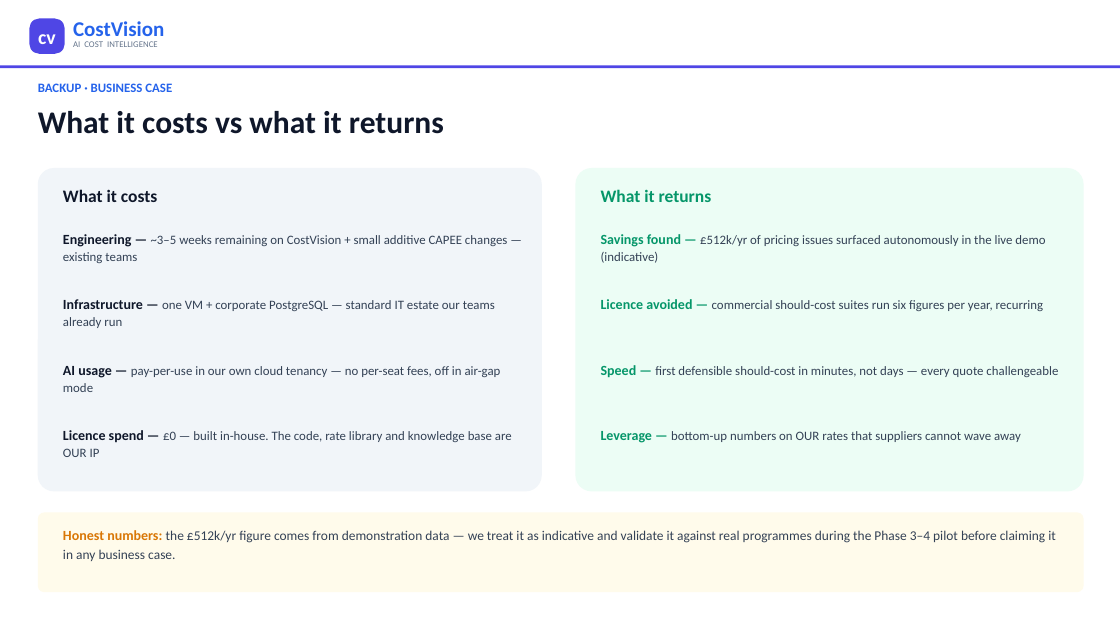
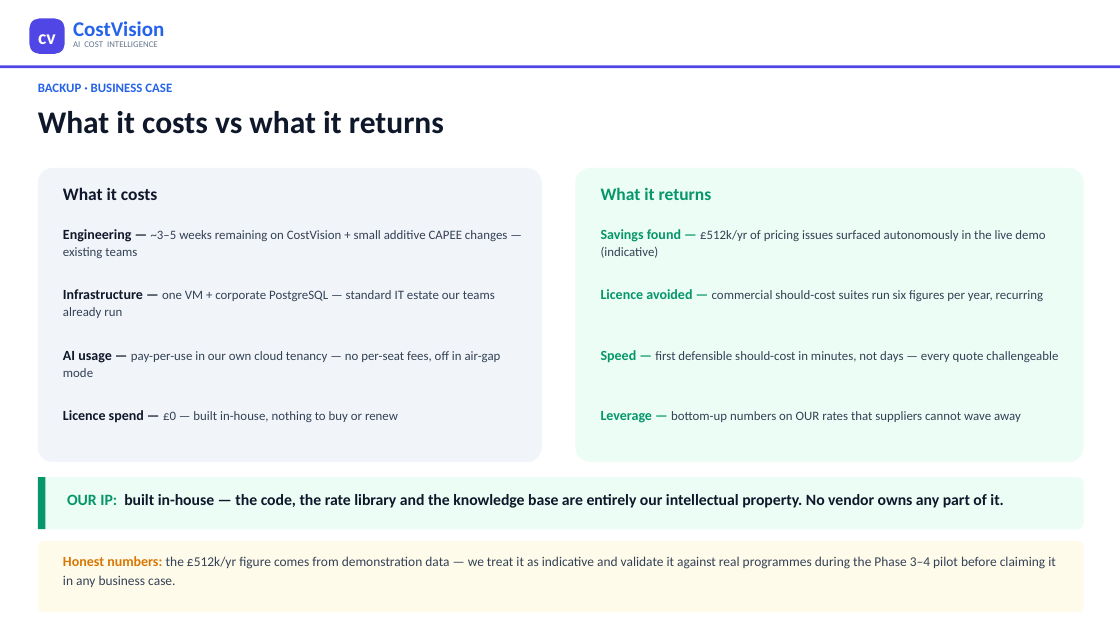
Before and after one commit to bhosaleavinash546/leamington-marathi, a slide deck: slide 19 of CostVision-Implementation-Blueprint.pptx. Drawn at 1120x630 pixels with LibreOffice and Linux fonts; fonts in the diff are those of the drawing. Boxes give left, top, right and bottom in pixels: in the first picture for what was removed or moved away, otherwise in the second. Text is boxed around its words. In the diff, an @@ line names an element or a change of style, - is before the commit and + after.

```diff
--- a/CostVision-Implementation-Blueprint.pptx
+++ b/CostVision-Implementation-Blueprint.pptx
@@ rounded rectangle: place and size @@
-rounded rectangle at <box>38,168,542,492</box>
+rounded rectangle at <box>38,168,542,462</box>
@@ rounded rectangle: place and size @@
-rounded rectangle at <box>576,168,1084,492</box>
+rounded rectangle at <box>576,168,1084,462</box>
@@ text "Engineering — ~3–5 weeks remaining ...": place and size @@
-text "Engineering — ~3–5 weeks remaining ..." at <box>63,234,507,263</box>
+text "Engineering — ~3–5 weeks remaining ..." at <box>63,229,507,258</box>
@@ text "Savings found — £512k/yr of ...": place and size @@
-text "Savings found — £512k/yr of ..." at <box>601,234,1045,263</box>
+text "Savings found — £512k/yr of ..." at <box>601,229,1045,258</box>
@@ text "Infrastructure — one VM + ...": place and size @@
-text "Infrastructure — one VM + ..." at <box>63,299,495,328</box>
+text "Infrastructure — one VM + ..." at <box>63,289,495,318</box>
@@ text "Licence avoided — commercial should-cost ...": place and size @@
-text "Licence avoided — commercial should-cost ..." at <box>601,299,1044,311</box>
+text "Licence avoided — commercial should-cost ..." at <box>601,289,1044,301</box>
@@ text "AI usage — pay-per-use in ...": place and size @@
-text "AI usage — pay-per-use in ..." at <box>63,366,501,392</box>
+text "AI usage — pay-per-use in ..." at <box>63,351,501,377</box>
@@ text "Speed — first defensible should-cost ...": place and size @@
-text "Speed — first defensible should-cost ..." at <box>601,365,1058,378</box>
+text "Speed — first defensible should-cost ..." at <box>601,350,1058,363</box>
@@ text at <box>63,410,398,423</box>: text changed @@
-Licence spend — £0 — built in-house. The code, rate library and knowledge base are OUR IP
+Licence spend — £0 — built in-house, nothing to buy or renew
@@ text "Leverage — bottom-up numbers on ...": place and size @@
-text "Leverage — bottom-up numbers on ..." at <box>601,431,1021,443</box>
+text "Leverage — bottom-up numbers on ..." at <box>601,411,1021,423</box>
@@ rounded rectangle: place and size @@
-rounded rectangle at <box>38,513,1084,592</box>
+rounded rectangle at <box>38,477,1084,529</box>
@@ rounded rectangle at <box>38,477,1084,529</box>: fill #FFFBEB to #ECFDF5; proportions changed @@
@@ rectangle added at <box>38,477,45,529</box>, fill #059669 @@
@@ text added at <box>67,494,1003,508</box>, 13.5 pt, text #0F172A, bold @@
+OUR IP: built in-house — the code, the rate library and the knowledge base are entirely our intellectual property. No vendor owns any part of it.
@@ rounded rectangle added at <box>38,541,1084,613</box>, fill #FFFBEB @@
@@ text "Honest numbers: the £512k/yr figure ...": place and size @@
-text "Honest numbers: the £512k/yr figure ..." at <box>63,530,1056,561</box>
+text "Honest numbers: the £512k/yr figure ..." at <box>63,556,1056,587</box>
```
Also in this commit, not shown: 2 other files.
